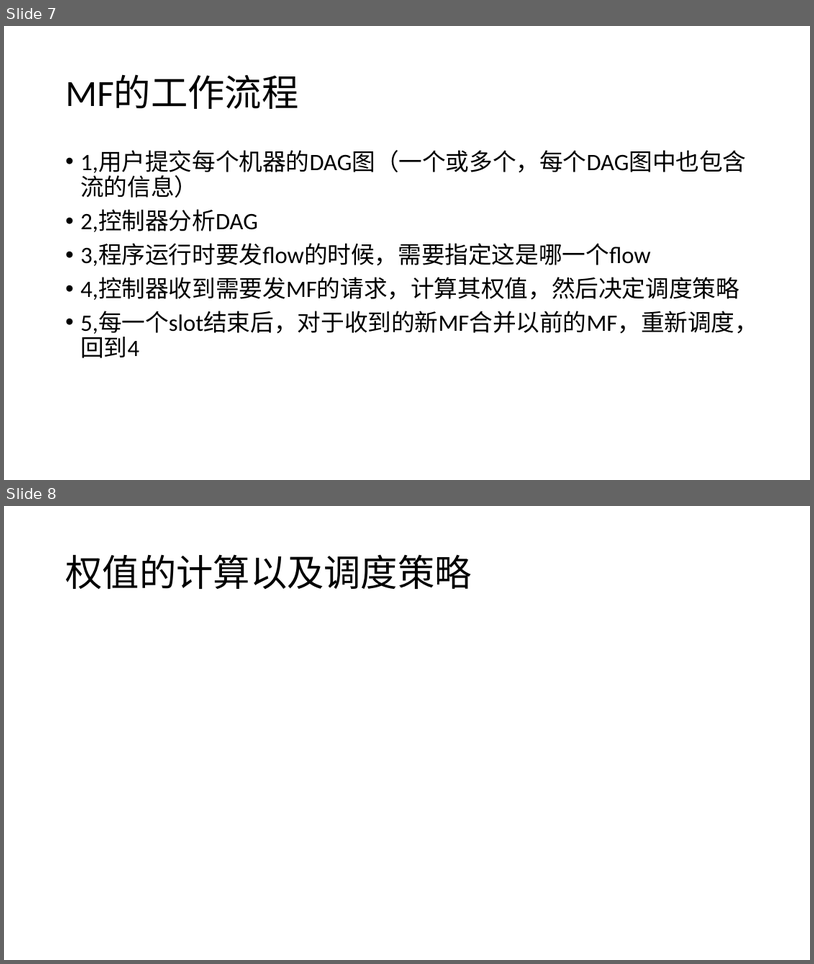
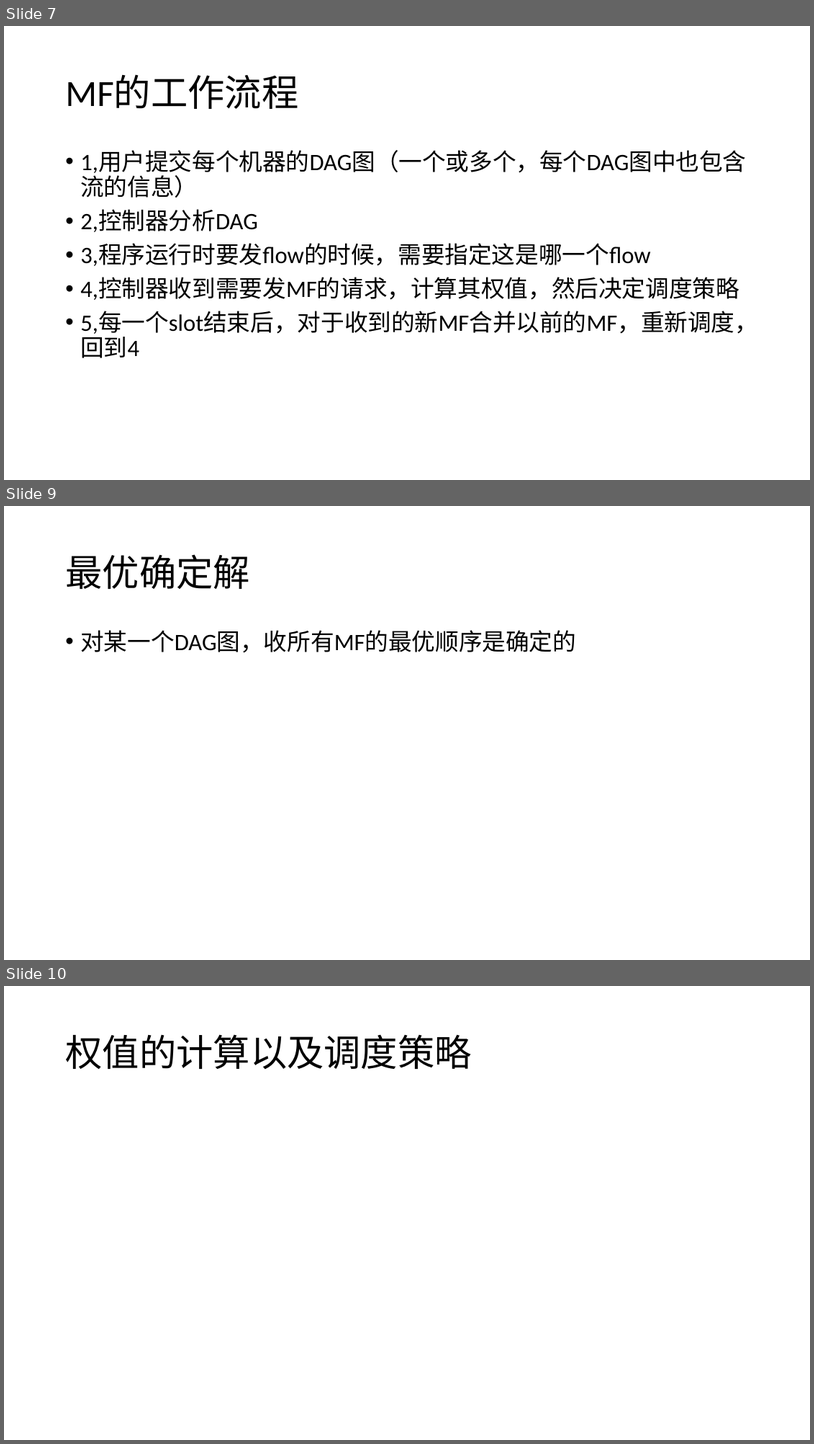
Before and after one commit to fhowen/metaflow, a slide deck: document/microflow.pptx. Shown one above the other, each under a label of ours: slides 7 and 8 before the commit, slides 7, 9 and 10 after it; the slides between them are not shown. The pictures are 814x964 and 814x1444 pixels, drawn with LibreOffice and Linux fonts; fonts in the diff are those of the drawing. Boxes give left, top, right and bottom in pixels: in the first picture for what was removed or moved away, otherwise in the second. Text is boxed around its words. In the diff, an @@ line names an element or a change of style, - is before the commit and + after.

```diff
--- a/document/microflow.pptx
+++ b/document/microflow.pptx
@@ slide 9 added at <box>4,506,810,960</box>, background #FFFFFF @@
@@ title added at <box>65,554,250,589</box>, 44 pt, text #000000 @@
+最优确定解
@@ text added at <box>80,630,576,653</box>, 28 pt, text #000000 @@
+• 对某一个DAG图，收所有MF的最优顺序是确定的
@@ what was slide 8 is now slide 10 @@
```
Also in this commit, not shown: 1 slide changed, 2 other slides added.
